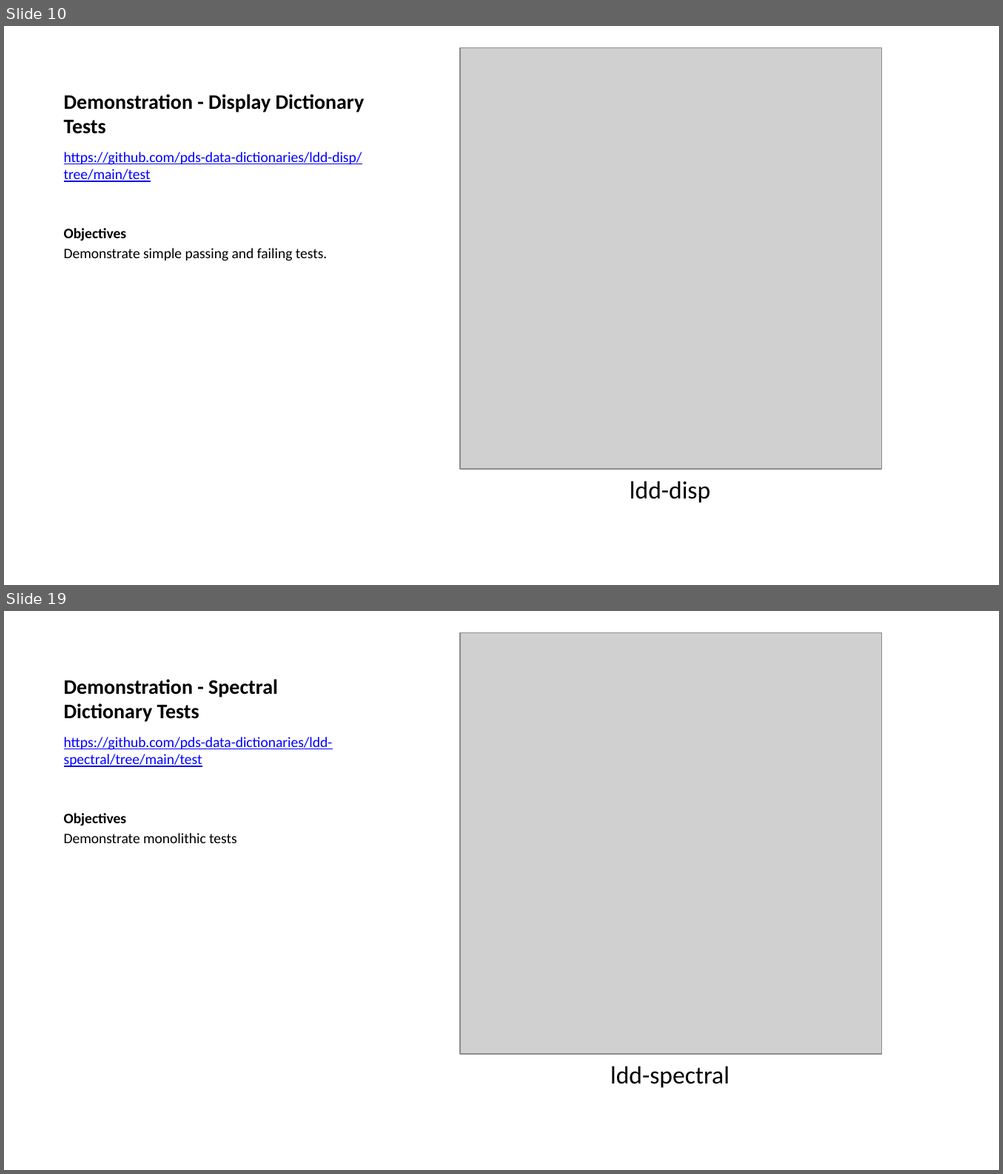
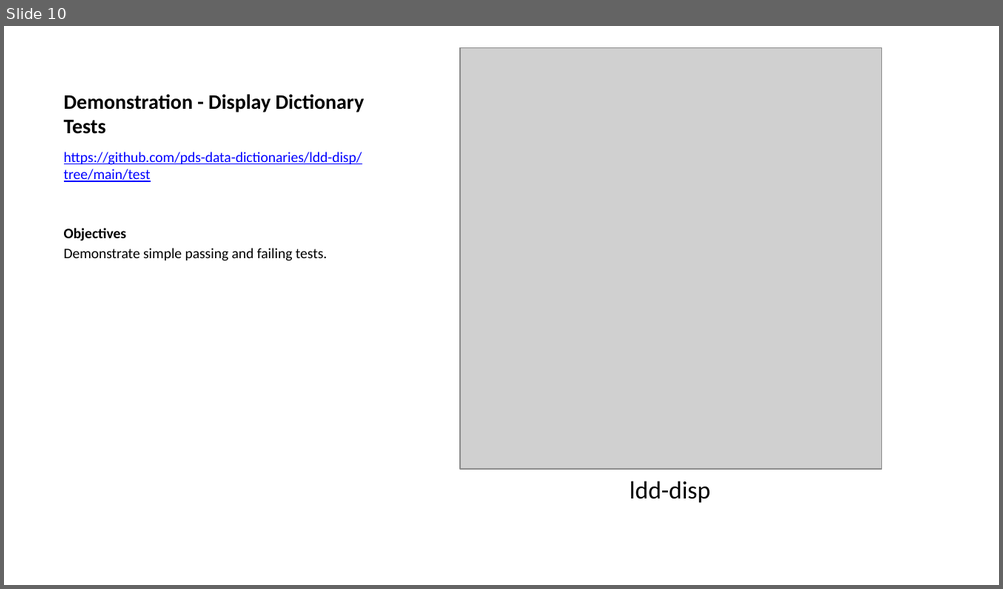
Before and after one commit to sbn-psi/dmsp, a slide deck: LDDTesting/stone-LDDTestingOverview.pptx. Shown one above the other, each under a label of ours: slides 10 and 19 before the commit, slide 10 after it; the slides between them are not shown. The pictures are 1003x1174 and 1003x589 pixels, drawn with LibreOffice and Linux fonts; fonts in the diff are those of the drawing; grey boxes stand for pictures. Boxes give left, top, right and bottom in pixels: in the first picture for what was removed or moved away, otherwise in the second. Text is boxed around its words. In the diff, an @@ line names an element or a change of style, - is before the commit and + after.

```diff
--- a/LDDTesting/stone-LDDTestingOverview.pptx
+++ b/LDDTesting/stone-LDDTestingOverview.pptx
@@ slide 19 removed at <box>4,611,999,1170</box>, background #FFFFFF @@
@@ picture removed at <box>460,633,881,1054</box> @@
@@ title removed at <box>64,679,278,722</box> @@
-Demonstration - Spectral Dictionary Tests
@@ text removed at <box>64,737,333,843</box> @@
-https://github.com/pds-data-dictionaries/ldd-spectral/tree/main/test
-Objectives
-Demonstrate monolithic tests
@@ text removed at <box>610,1066,729,1088</box> @@
-ldd-spectral
```
Also in this commit, not shown: 15 other slides removed, 4 other files.
